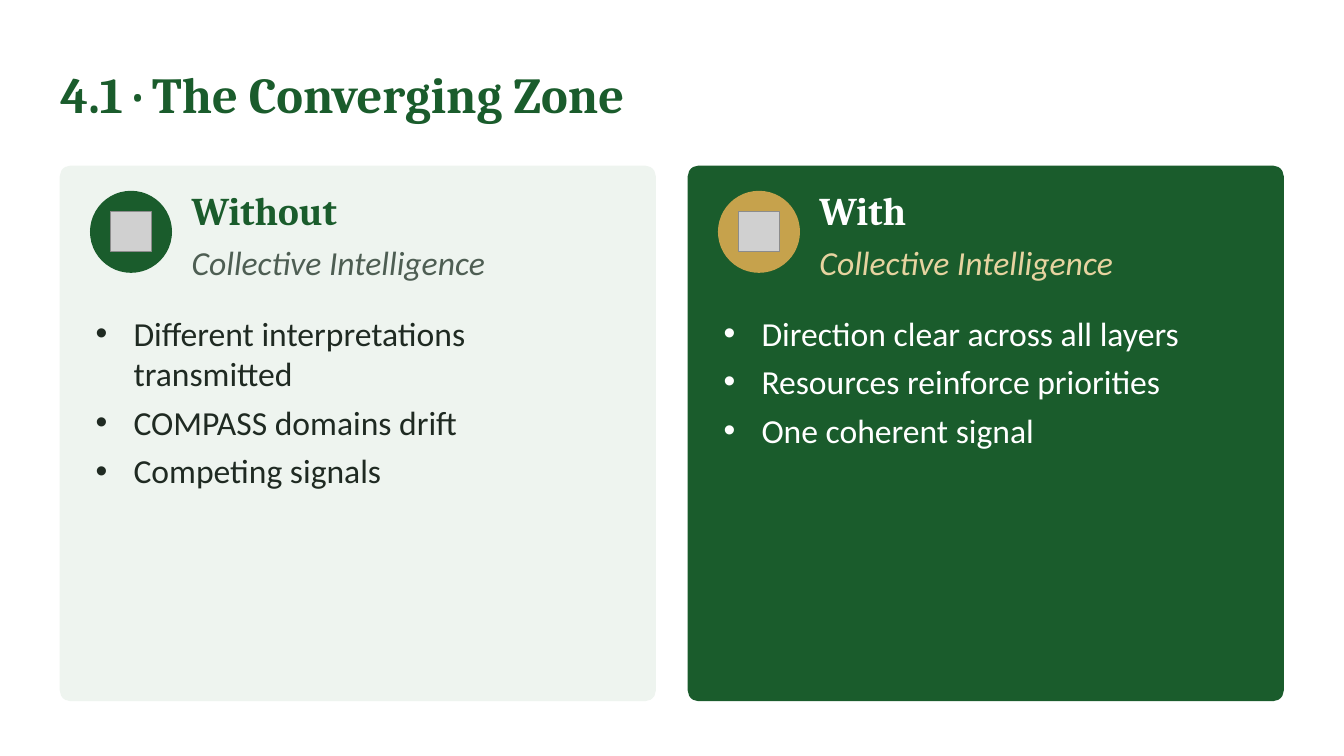
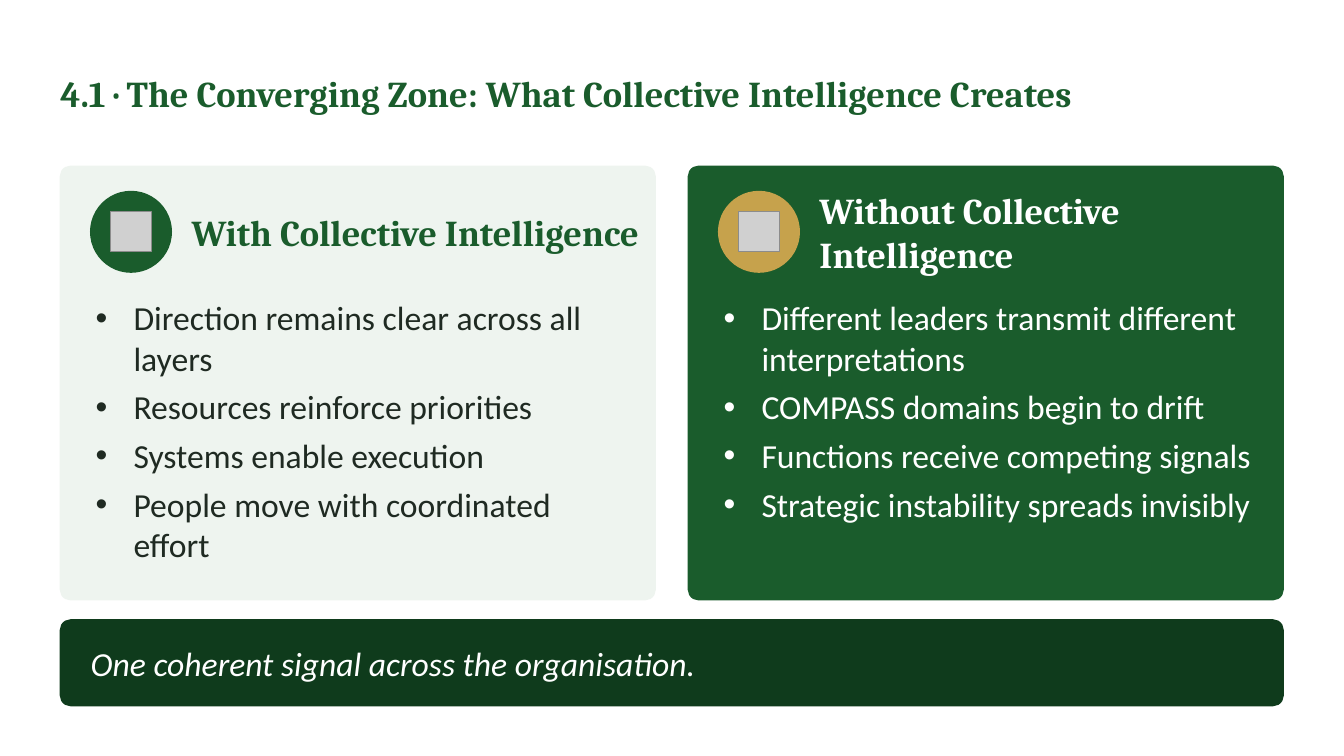
Before and after one commit to IBSL26/ibsl-platform, a slide deck: slide 31 of Unit decks/Unit 05 - Aligning Heart & Mind.pptx (slide 27 before the commit). Drawn at 1344x756 pixels with LibreOffice and Linux fonts; fonts in the diff are those of the drawing; grey boxes stand for pictures. Boxes give left, top, right and bottom in pixels: in the first picture for what was removed or moved away, otherwise in the second. Text is boxed around its words. In the diff, an @@ line names an element or a change of style, - is before the commit and + after.

```diff
--- a/Unit decks/Unit 05 - Aligning Heart & Mind.pptx
+++ b/Unit decks/Unit 05 - Aligning Heart & Mind.pptx
@@ text at bbox=[60, 81, 1071, 115]: text changed; size 36 to 26 pt @@
-4.1 · The Converging Zone
+4.1 · The Converging Zone: What Collective Intelligence Creates
@@ rounded rectangle: place and size @@
-rounded rectangle at bbox=[60, 166, 655, 701]
+rounded rectangle at bbox=[60, 166, 655, 600]
@@ rounded rectangle at bbox=[60, 166, 655, 600]: proportions changed @@
@@ rounded rectangle at bbox=[689, 166, 1284, 600]: proportions changed @@
@@ rounded rectangle: place and size @@
-rounded rectangle at bbox=[689, 166, 1284, 701]
+rounded rectangle at bbox=[689, 166, 1284, 600]
@@ text "With Collective Intelligence" at bbox=[192, 220, 639, 254]: vertical alignment top to middle @@
@@ text removed at bbox=[192, 197, 337, 226] @@
-Without
@@ text "Without Collective Intelligence" at bbox=[819, 198, 1120, 276]: vertical alignment top to middle @@
@@ text at bbox=[819, 198, 1120, 276]: text changed; size 24 to 26 pt; font Calibri to Cambria; text colour #E6D3A0 to #FFFFFF; bold on; italic off @@
-Collective Intelligence
+Without Collective Intelligence
@@ text removed at bbox=[819, 197, 906, 225] @@
-With
@@ text at bbox=[192, 220, 639, 254]: text changed; size 24 to 26 pt; font Calibri to Cambria; text colour #4E5E53 to #1A5C2C; bold on; italic off @@
-Collective Intelligence
+With Collective Intelligence
@@ text removed at bbox=[134, 323, 466, 489] @@
-• Different interpretations transmitted
-• COMPASS domains drift
-• Competing signals
@@ text added at bbox=[134, 306, 581, 558], 24 pt, text #1F2A22 @@
+• Direction remains clear across all layers
+• Resources reinforce priorities
+• Systems enable execution
+• People move with coordinated effort
@@ text removed at bbox=[762, 322, 1179, 449] @@
-• Direction clear across all layers
-• Resources reinforce priorities
-• One coherent signal
@@ text added at bbox=[762, 306, 1250, 523], 24 pt, text #FFFFFF @@
+• Different leaders transmit different interpretations
+• COMPASS domains begin to drift
+• Functions receive competing signals
+• Strategic instability spreads invisibly
@@ rounded rectangle added at bbox=[60, 620, 1284, 706], fill #0F3B1C, outline #0F3B1C 1 pt @@
@@ text added at bbox=[91, 652, 695, 682], 24 pt, text #FFFFFF, italic @@
+One coherent signal across the organisation.
```
Also in this commit, not shown: 24 other slides changed, 8 slides added, 1 slide removed, 41 other files.
